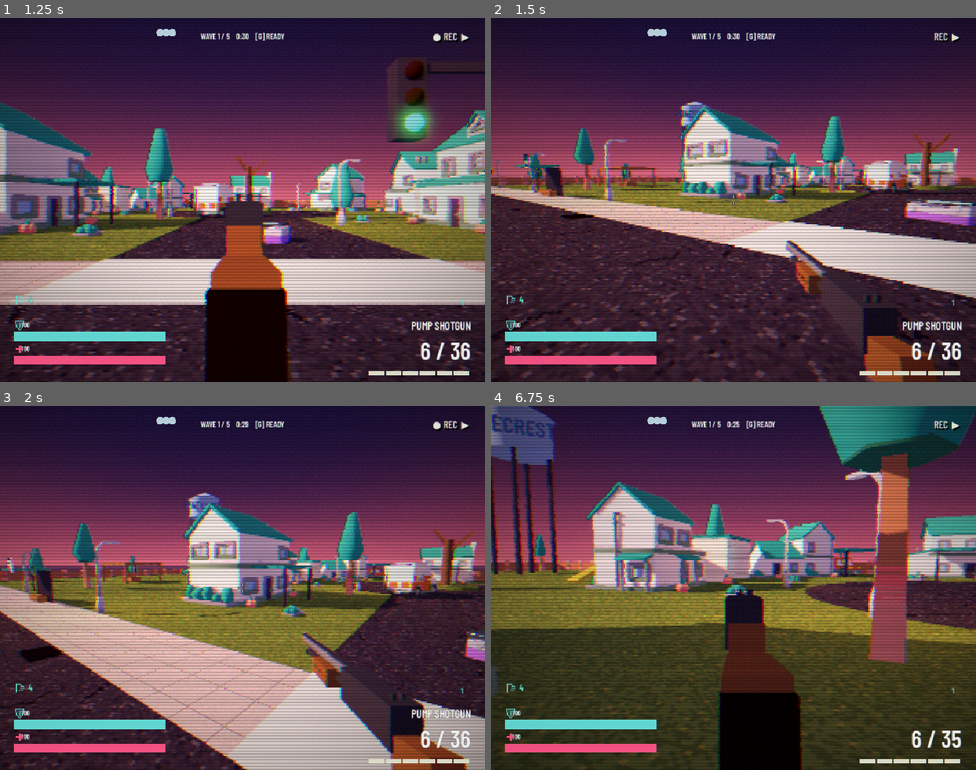
Above: before the commit, frames 1-4 (two rows, left to right).
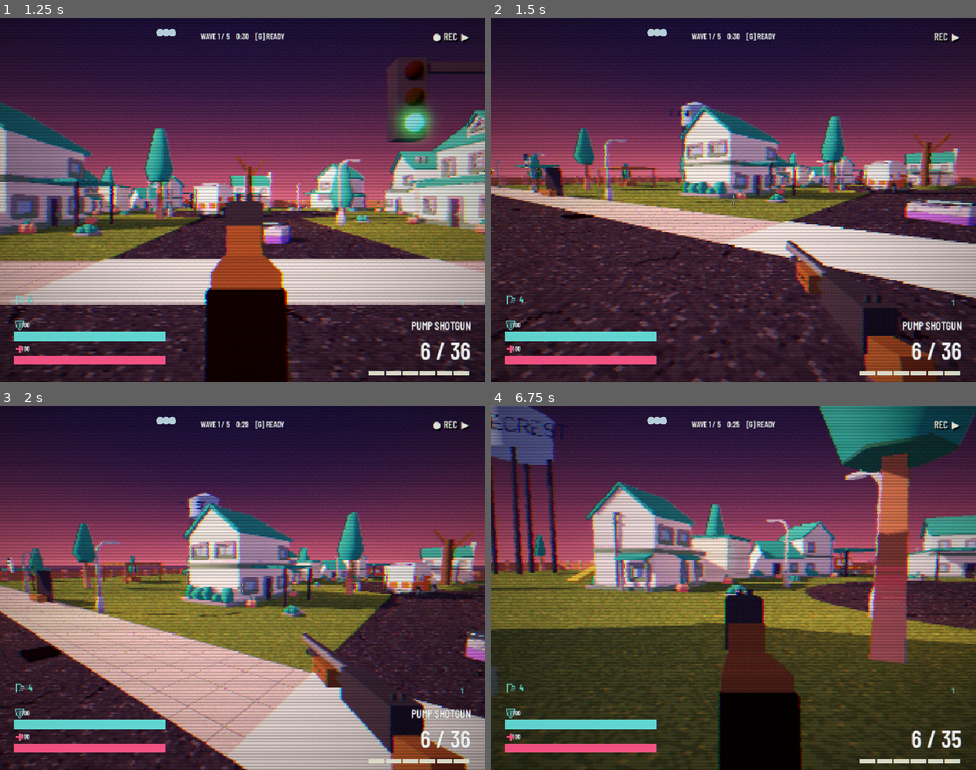
Above: after the commit, the same moments.

Repository: SamuelGrady/fallout-forecast
Game: Godot game, scene res://ui/title.tscn
Same seed, same stepped clock (60 frames per second), same inputs: the game is played once before the commit and once after it. Sound files missing from this copy of the repository are replaced by a short silence.
Inputs (mouse positions are in pixels of both pictures, inside the frame that each line leads up to):
- Up to frame 1 (1.25 s): tap Enter at 0.5 s; move the mouse to (349, 181) at 0.52 s; hold D (move_right) from 0.53 s (still down); hold Right mouse button (aim) from 0.53 s (still down); click (349, 181) at 0.67 s; tap Space (jump) at 0.77 s
- Up to frame 2 (1.5 s): move the mouse to (709, 200) at 1.27 s; release D (move_right) at 1.28 s; release Right mouse button (aim) at 1.28 s; hold W (move_forward) from 1.28 s (still down); tap Ctrl (crouch) at 1.35 s
- Up to frame 3 (2 s): keep holding W (move_forward); tap Space (jump) at 1.52 s
- Up to frame 4 (6.75 s): move the mouse to (743, 580) at 2.02 s; press the mouse at (743, 580) at 2.03 s; move the mouse to (728, 595) at 2.77 s; release the mouse at (728, 595) at 2.78 s; tap E (interact) at 2.85 s; tap Space (jump) at 3.02, 3.77, 4.52, 6.02 s; move the mouse to (767, 591) at 3.52 s; hold Shift (sprint) 3.53-4.28 s; tap R (reload) at 4.15 s; move the mouse to (694, 584) at 4.27 s; tap T (use_item) at 4.35 s; move the mouse to (738, 588) at 5.02 s; tap Mouse wheel down (weapon_next) at 5.1 s; move the mouse to (714, 580) at 5.77 s; release W (move_forward) at 5.78 s; hold D (move_right) 5.78-6.53 s; tap Mouse wheel up (weapon_prev) at 5.85 s; move the mouse to (757, 588) at 6.52 s; hold W (move_forward) from 6.53 s (still down); hold Right mouse button (aim) from 6.53 s (still down)

Frame 1 is identical in both runs. In frame 2, less than 0.1% of the frame differs, in the area x 0-44%, y 25-48%; in frame 3, 0.1%; in frame 4, 0.4%, in the area x 0-16%, y 2-10%.

Commit message:
Modelled neon tube signs replace font text on map signs

Diff:
--- a/props/flicker.gd
+++ b/props/flicker.gd
@@ -42,5 +42,5 @@
 	elif target is Label3D:
 		target.modulate.a = _base_alpha * level
 		if target.has_meta("lettering"):
-			var mesh: MeshInstance3D = target.get_meta("lettering")
+			var mesh: Node3D = target.get_meta("lettering")
 			mesh.visible = level > 0.3
--- a/props/map_signs.gd
+++ b/props/map_signs.gd
@@ -1,8 +1,7 @@
 extends Node
-## Convert fixed map labels into extruded, lit sign lettering and 3D destination pictograms.
+## Convert fixed map labels into modelled neon tube signs (NeonLettering) and 3D pictograms.
 ## Simplifies repeated town-name text while preserving approach-angle readability.
 
-const FONT := preload("res://assets/fonts/BarlowCondensed-SemiBold.ttf")
 
 const RENAME := {
 	"GasSign": "GAS",
@@ -52,17 +51,20 @@
 
 
 func _build_text_sign(label: Label3D, text: String, double_sided: bool, add_board: bool) -> void:
-	var lettering := _make_text_mesh(text, label.font_size, label.pixel_size, label.modulate, 0.07)
-	var aabb := lettering.mesh.get_aabb()
+	# Cap height that matches the old Label3D's on-screen size.
+	var height := label.font_size * label.pixel_size * 0.62
+	var painted := label.name == "PinecrestSign"
+	var lettering := NeonLettering.build(text, height, label.modulate, not painted, not add_board)
 	if add_board:
+		var aabb: AABB = (lettering.get_meta("tubes") as MeshInstance3D).mesh.get_aabb()
 		var board := MeshInstance3D.new()
 		var box := BoxMesh.new()
-		box.size = Vector3(aabb.size.x + 0.42, aabb.size.y + 0.24, 0.08)
+		box.size = Vector3(aabb.size.x + 0.42, aabb.size.y + 0.34, 0.08)
 		board.mesh = box
 		board.position = Vector3(aabb.get_center().x, aabb.get_center().y, -0.07)
 		board.material_override = _solid_mat(Color("#121a20"), 0.85)
 		label.add_child(board)
-		# Crisp rim frame so the sign reads cleanly at oblique angles.
+		# Thin colored rim, like a backlit sign box.
 		var frame := MeshInstance3D.new()
 		var frame_box := BoxMesh.new()
 		frame_box.size = Vector3(box.size.x + 0.08, box.size.y + 0.08, 0.05)
@@ -71,7 +73,7 @@
 		frame.material_override = _solid_mat(label.modulate.darkened(0.45), 0.7)
 		label.add_child(frame)
 	if double_sided:
-		var back := _make_text_mesh(text, label.font_size, label.pixel_size, label.modulate, 0.07)
+		var back := NeonLettering.build(text, height, label.modulate, not painted, false)
 		back.rotation.y = PI
 		back.position = Vector3(0.0, 0.0, -0.14)
 		lettering.add_child(back)
@@ -160,11 +162,11 @@
 		var dot := _make_box(Vector3(0.06, 0.05, 0.05), Color("#15181b"))
 		dot.position = Vector3(-1.15 * side, -0.1, z + side * 0.008)
 		label.add_child(dot)
-	var front := _make_text_mesh("QUARANTINE", 56, 0.009, Color("#f5d142"), 0.05)
+	var front := NeonLettering.build("QUARANTINE", 0.36, Color("#f5d142"), true, false)
 	front.position = Vector3(0.22, 0.0, 0.055)
-	var back := _make_text_mesh("QUARANTINE", 56, 0.009, Color("#f5d142"), 0.05)
+	var back := NeonLettering.build("QUARANTINE", 0.36, Color("#f5d142"), true, false)
 	back.rotation.y = PI
-	back.position = Vector3(-0.44, 0.0, -0.11)
+	back.position = Vector3(0.44, 0.0, -0.11)
 	front.add_child(back)
 	label.add_child(front)
 	label.set_meta("lettering", front)
@@ -185,24 +187,6 @@
 	label.add_child(crest)
 
 
-func _make_text_mesh(text: String, font_size: int, pixel_size: float, color: Color, depth: float) -> MeshInstance3D:
-	var lettering := MeshInstance3D.new()
-	var mesh := TextMesh.new()
-	mesh.font = FONT
-	mesh.text = text
-	mesh.font_size = font_size
-	mesh.pixel_size = pixel_size
-	mesh.depth = depth
-	var material := StandardMaterial3D.new()
-	material.albedo_color = color
-	material.emission_enabled = true
-	material.emission = color
-	material.emission_energy_multiplier = 0.85
-	mesh.material = material
-	lettering.mesh = mesh
-	return lettering
-
-
 func _make_box(size: Vector3, color: Color, emissive := false) -> MeshInstance3D:
 	var node := MeshInstance3D.new()
 	var mesh := BoxMesh.new()
--- /dev/null
+++ b/props/neon_lettering.gd
@@ -0,0 +1,211 @@
+class_name NeonLettering
+## Modelled sign lettering: each letter is bent glass tube from a stroke font,
+## with rounded joints, mounted on a dark raceway with standoffs. The whole
+## sign merges into one mesh (one draw call). `lit = false` paints the same
+## strokes flat instead, for the water tower lettering.
+##
+## Letters are drawn on a 4 x 6 grid (x right, y up) and face +Z, like the
+## Label3D they replace.
+
+const GLYPHS := {
+	"A": [[[0, 0], [0, 4], [2, 6], [4, 4], [4, 0]], [[0, 3], [4, 3]]],
+	"B": [[[0, 0], [0, 6], [3, 6], [4, 5], [4, 4], [3, 3], [0, 3]], [[3, 3], [4, 2], [4, 1], [3, 0], [0, 0]]],
+	"C": [[[4, 5], [3, 6], [1, 6], [0, 5], [0, 1], [1, 0], [3, 0], [4, 1]]],
+	"D": [[[0, 0], [0, 6], [2, 6], [4, 4], [4, 2], [2, 0], [0, 0]]],
+	"E": [[[4, 6], [0, 6], [0, 0], [4, 0]], [[0, 3], [3, 3]]],
+	"F": [[[4, 6], [0, 6], [0, 0]], [[0, 3], [3, 3]]],
+	"G": [[[4, 5], [3, 6], [1, 6], [0, 5], [0, 1], [1, 0], [3, 0], [4, 1], [4, 3], [2, 3]]],
+	"H": [[[0, 0], [0, 6]], [[4, 0], [4, 6]], [[0, 3], [4, 3]]],
+	"I": [[[1, 6], [3, 6]], [[2, 6], [2, 0]], [[1, 0], [3, 0]]],
+	"J": [[[4, 6], [4, 1], [3, 0], [1, 0], [0, 1]]],
+	"K": [[[0, 0], [0, 6]], [[4, 6], [0, 2]], [[1, 3], [4, 0]]],
+	"L": [[[0, 6], [0, 0], [4, 0]]],
+	"M": [[[0, 0], [0, 6], [2, 3], [4, 6], [4, 0]]],
+	"N": [[[0, 0], [0, 6], [4, 0], [4, 6]]],
+	"O": [[[1, 0], [0, 1], [0, 5], [1, 6], [3, 6], [4, 5], [4, 1], [3, 0], [1, 0]]],
+	"P": [[[0, 0], [0, 6], [3, 6], [4, 5], [4, 4], [3, 3], [0, 3]]],
+	"Q": [[[1, 0], [0, 1], [0, 5], [1, 6], [3, 6], [4, 5], [4, 1], [3, 0], [1, 0]], [[2, 2], [4, 0]]],
+	"R": [[[0, 0], [0, 6], [3, 6], [4, 5], [4, 4], [3, 3], [0, 3]], [[2, 3], [4, 0]]],
+	"S": [[[4, 5], [3, 6], [1, 6], [0, 5], [0, 4], [1, 3], [3, 3], [4, 2], [4, 1], [3, 0], [1, 0], [0, 1]]],
+	"T": [[[0, 6], [4, 6]], [[2, 6], [2, 0]]],
+	"U": [[[0, 6], [0, 1], [1, 0], [3, 0], [4, 1], [4, 6]]],
+	"V": [[[0, 6], [2, 0], [4, 6]]],
+	"W": [[[0, 6], [1, 0], [2, 3], [3, 0], [4, 6]]],
+	"X": [[[0, 6], [4, 0]], [[4, 6], [0, 0]]],
+	"Y": [[[0, 6], [2, 3], [4, 6]], [[2, 3], [2, 0]]],
+	"Z": [[[0, 6], [4, 6], [0, 0], [4, 0]]],
+	"0": [[[1, 0], [0, 1], [0, 5], [1, 6], [3, 6], [4, 5], [4, 1], [3, 0], [1, 0]], [[0, 1], [4, 5]]],
+	"1": [[[1, 5], [2, 6], [2, 0]], [[1, 0], [3, 0]]],
+	"2": [[[0, 5], [1, 6], [3, 6], [4, 5], [4, 4], [0, 0], [4, 0]]],
+	"3": [[[0, 5], [1, 6], [3, 6], [4, 5], [4, 4], [3, 3], [4, 2], [4, 1], [3, 0], [1, 0], [0, 1]], [[1, 3], [3, 3]]],
+	"4": [[[3, 0], [3, 6], [0, 2], [4, 2]]],
+	"5": [[[4, 6], [0, 6], [0, 3], [3, 3], [4, 2], [4, 1], [3, 0], [0, 0]]],
+	"6": [[[4, 5], [3, 6], [1, 6], [0, 5], [0, 1], [1, 0], [3, 0], [4, 1], [4, 2], [3, 3], [0, 3]]],
+	"7": [[[0, 6], [4, 6], [1, 0]]],
+	"8": [[[1, 3], [0, 4], [0, 5], [1, 6], [3, 6], [4, 5], [4, 4], [3, 3], [1, 3], [0, 2], [0, 1], [1, 0], [3, 0], [4, 1], [4, 2], [3, 3]]],
+	"9": [[[4, 3], [1, 3], [0, 4], [0, 5], [1, 6], [3, 6], [4, 5], [4, 1], [3, 0], [1, 0]]],
+	"-": [[[1, 3], [3, 3]]],
+	"'": [[[2, 6], [2, 4.5]]],
+	".": [[[2, 0], [2, 0.3]]],
+}
+const ADVANCE := 5.4  # grid units per letter, including the gap
+const SPACE := 3.2
+const LINE_GAP := 3.0
+
+static var _tube_mesh: CylinderMesh
+static var _joint_mesh: SphereMesh
+static var _paint_mesh: BoxMesh
+
+
+## `height` is the cap height in meters. Multi-line text uses "\n".
+static func build(text: String, height: float, color: Color, lit := true, raceway := true) -> Node3D:
+	var root := Node3D.new()
+	root.name = "Neon"
+	var unit := height / 6.0
+	var lines := text.to_upper().split("\n")
+	var surface := SurfaceTool.new()
+	surface.begin(Mesh.PRIMITIVE_TRIANGLES)
+	var radius := maxf(unit * 0.32, 0.012)
+	var line_widths: Array[float] = []
+	var total_height := lines.size() * 6.0 + (lines.size() - 1) * LINE_GAP
+	for row in lines.size():
+		var line: String = lines[row]
+		var width := _line_width(line)
+		line_widths.append(width)
+		var x := -width * 0.5
+		var y := total_height * 0.5 - 6.0 - row * (6.0 + LINE_GAP)
+		for ch in line:
+			if ch == " ":
+				x += SPACE
+				continue
+			for stroke in GLYPHS.get(ch, []):
+				for i in stroke.size():
+					var a := Vector3((x + stroke[i][0]) * unit, (y + stroke[i][1]) * unit, 0.0)
+					if lit:
+						_add_joint(surface, a, radius)
+					if i > 0:
+						var b := Vector3((x + stroke[i - 1][0]) * unit, (y + stroke[i - 1][1]) * unit, 0.0)
+						if lit:
+							_add_tube(surface, b, a, radius)
+						else:
+							_add_paint(surface, b, a, radius * 1.6)
+			x += ADVANCE
+	surface.generate_normals()
+	var letters := MeshInstance3D.new()
+	letters.name = "Tubes"
+	letters.mesh = surface.commit()
+	letters.material_override = _tube_material(color) if lit else _paint_material(color)
+	letters.cast_shadow = GeometryInstance3D.SHADOW_CASTING_SETTING_OFF
+	letters.position.z = radius * 3.0 if lit else 0.01
+	root.add_child(letters)
+	if lit and raceway:
+		# A dark metal raceway behind each line, on standoffs.
+		for row in lines.size():
+			var y := (total_height * 0.5 - 3.0 - row * (6.0 + LINE_GAP)) * unit
+			var w := (line_widths[row] + 1.0) * unit
+			var bar := MeshInstance3D.new()
+			var box := BoxMesh.new()
+			box.size = Vector3(w, unit * 1.6, unit * 0.9)
+			bar.mesh = box
+			bar.position = Vector3(0, y, -unit * 0.2)
+			bar.material_override = _metal()
+			root.add_child(bar)
+			for sx in [-0.4, 0.0, 0.4]:
+				var post := MeshInstance3D.new()
+				var post_mesh := BoxMesh.new()
+				post_mesh.size = Vector3(unit * 0.25, unit * 0.25, radius * 3.0)
+				post.mesh = post_mesh
+				post.position = Vector3(sx * w, y, radius * 1.5)
+				post.material_override = _metal()
+				root.add_child(post)
+	if lit:
+		# Colored wash on the wall behind the sign.
+		var glow := OmniLight3D.new()
+		glow.light_color = color
+		glow.light_energy = 0.9
+		glow.omni_range = clampf(height * 4.0, 2.0, 7.0)
+		glow.position = Vector3(0, 0, unit * 4.0)
+		glow.shadow_enabled = false
+		root.add_child(glow)
+		root.set_meta("glow", glow)
+	root.set_meta("tubes", letters)
+	return root
+
+
+## Width of one line in grid units (no trailing gap).
+static func _line_width(line: String) -> float:
+	var width := 0.0
+	for ch in line:
+		width += SPACE if ch == " " else ADVANCE
+	return maxf(width - (ADVANCE - 4.0), 0.0)
+
+
+static func _add_tube(surface: SurfaceTool, a: Vector3, b: Vector3, radius: float) -> void:
+	var length := a.distance_to(b)
+	if length < 0.001:
+		return
+	if _tube_mesh == null:
+		_tube_mesh = CylinderMesh.new()
+		_tube_mesh.radial_segments = 6
+		_tube_mesh.rings = 1
+		_tube_mesh.cap_top = false
+		_tube_mesh.cap_bottom = false
+	_tube_mesh.top_radius = 1.0
+	_tube_mesh.bottom_radius = 1.0
+	_tube_mesh.height = 1.0
+	var dir := (b - a) / length
+	if dir.y < 0.0:
+		dir = -dir
+	var basis := Basis(Quaternion(Vector3.UP, dir)) * Basis.from_scale(Vector3(radius, length, radius))
+	surface.append_from(_tube_mesh, 0, Transform3D(basis, (a + b) * 0.5))
+
+
+static func _add_joint(surface: SurfaceTool, at: Vector3, radius: float) -> void:
+	if _joint_mesh == null:
+		_joint_mesh = SphereMesh.new()
+		_joint_mesh.radius = 1.0
+		_joint_mesh.height = 2.0
+		_joint_mesh.radial_segments = 6
+		_joint_mesh.rings = 3
+	surface.append_from(_joint_mesh, 0, Transform3D(Basis.from_scale(Vector3.ONE * radius), at))
+
+
+static func _add_paint(surface: SurfaceTool, a: Vector3, b: Vector3, thickness: float) -> void:
+	var length := a.distance_to(b)
+	if length < 0.001:
+		return
+	if _paint_mesh == null:
+		_paint_mesh = BoxMesh.new()
+		_paint_mesh.size = Vector3.ONE
+	var dir := (b - a) / length
+	if dir.y < 0.0:
+		dir = -dir
+	var basis := Basis(Quaternion(Vector3.UP, dir)) * Basis.from_scale(Vector3(thickness, length + thickness, 0.02))
+	surface.append_from(_paint_mesh, 0, Transform3D(basis, (a + b) * 0.5))
+
+
+static func _tube_material(color: Color) -> StandardMaterial3D:
+	var material := StandardMaterial3D.new()
+	material.albedo_color = color.lightened(0.35)
+	material.emission_enabled = true
+	material.emission = color
+	material.emission_energy_multiplier = 3.2
+	material.roughness = 0.2
+	return material
+
+
+static func _paint_material(color: Color) -> StandardMaterial3D:
+	var material := StandardMaterial3D.new()
+	material.albedo_color = color
+	material.roughness = 0.9
+	return material
+
+
+static var _metal_material: StandardMaterial3D
+static func _metal() -> StandardMaterial3D:
+	if _metal_material == null:
+		_metal_material = StandardMaterial3D.new()
+		_metal_material.albedo_color = Color("#1a1f26")
+		_metal_material.metallic = 0.6
+		_metal_material.roughness = 0.45
+	return _metal_material
Not shown, added: props/neon_lettering.gd.uid
